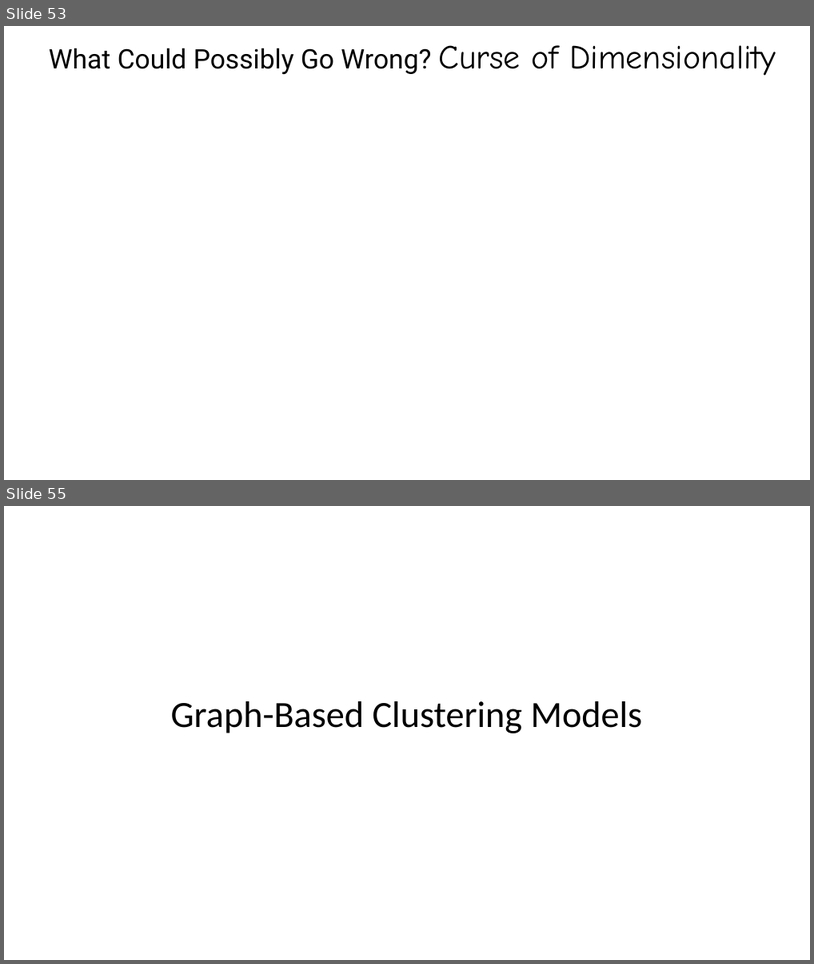
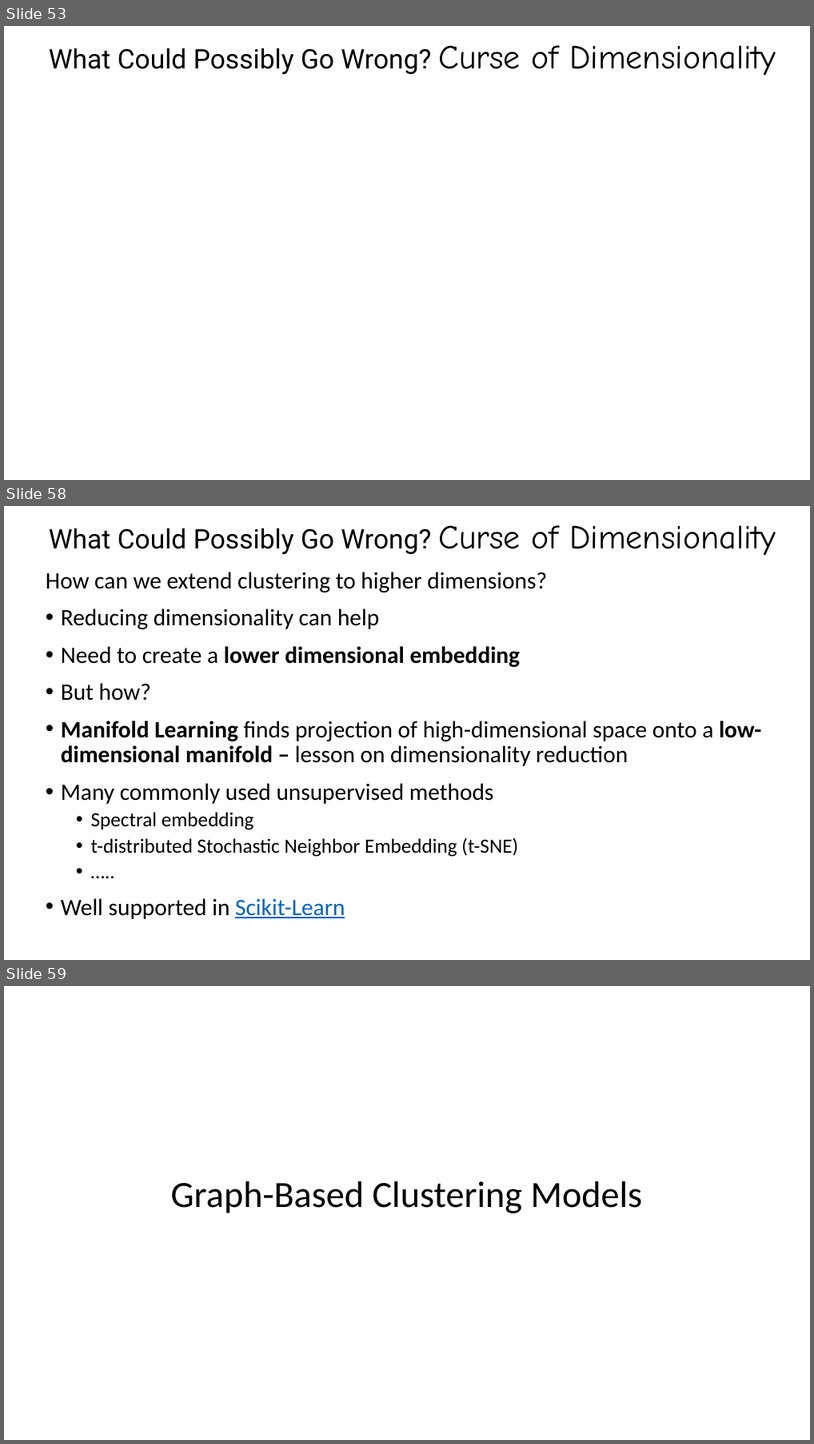
Before and after one commit to StephenElston/CSCI-E-108, a slide deck: slides/9_IntroductionToClustering.pptx. Shown one above the other, each under a label of ours: slides 53 and 55 before the commit, slides 53, 58 and 59 after it; the slides between them are not shown. The pictures are 814x964 and 814x1444 pixels, drawn with LibreOffice and Linux fonts; fonts in the diff are those of the drawing; grey boxes stand for pictures. Boxes give left, top, right and bottom in pixels: in the first picture for what was removed or moved away, otherwise in the second. Text is boxed around its words. In the diff, an @@ line names an element or a change of style, - is before the commit and + after.

```diff
--- a/slides/9_IntroductionToClustering.pptx
+++ b/slides/9_IntroductionToClustering.pptx
@@ slide 58 added at (4, 506, 810, 960), background #FFFFFF @@
@@ title added at (49, 525, 776, 556), 32 pt, text #000000 @@
+What Could Possibly Go Wrong? Curse of Dimensionality
@@ text added at (46, 572, 762, 919), 28 pt, text #000000 @@
+How can we extend clustering to higher dimensions?
+• Reducing dimensionality can help
+• Need to create a lower dimensional embedding
+• But how?
+• Manifold Learning finds projection of high-dimensional space onto a low-dimensional manifold – lesson on dimensionality reduction
+• Many commonly used unsupervised methods
+  • Spectral embedding
+  • t-distributed Stochastic Neighbor Embedding (t-SNE)
+  • …..
+• Well supported in Scikit-Learn
@@ what was slide 55 is now slide 59 @@
```
Also in this commit, not shown: 7 slides changed, 5 other slides added.
